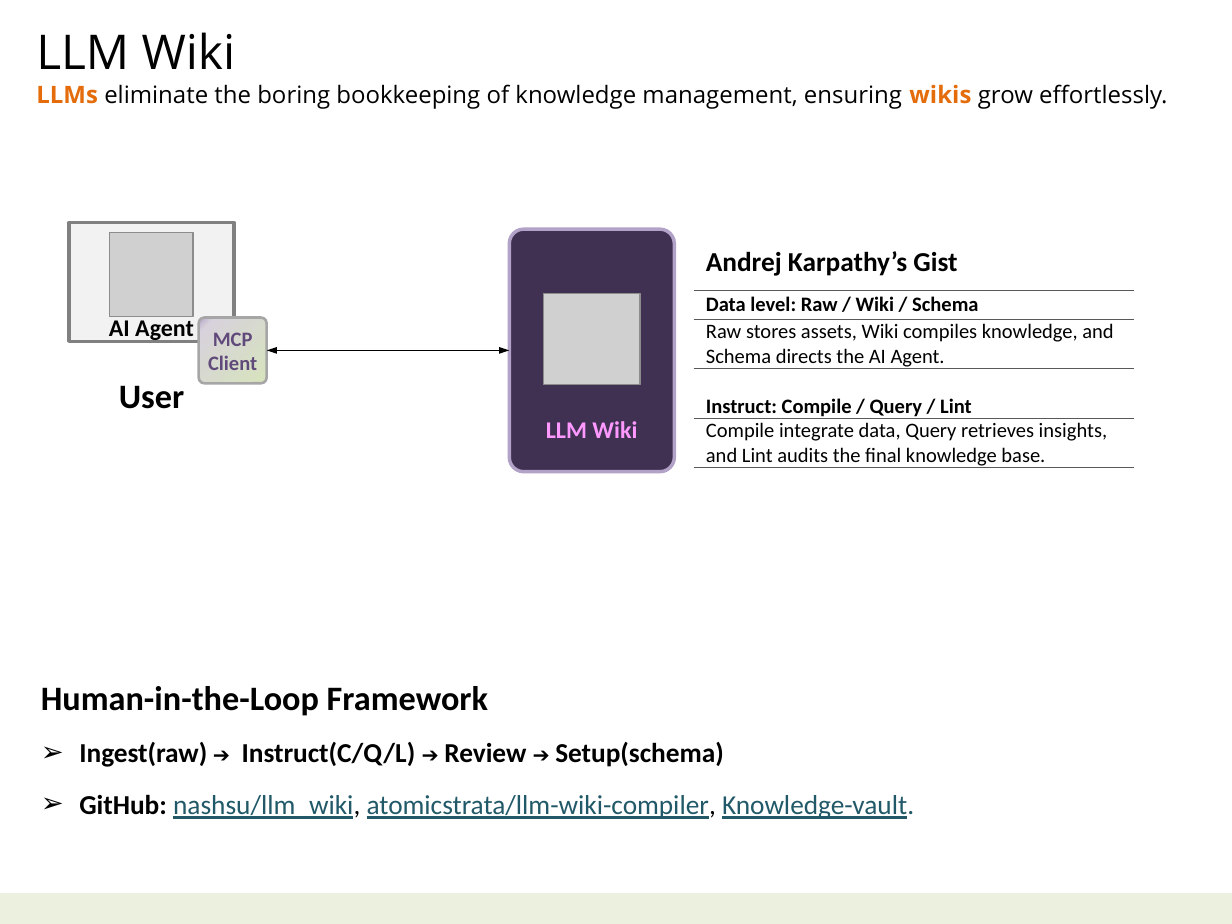
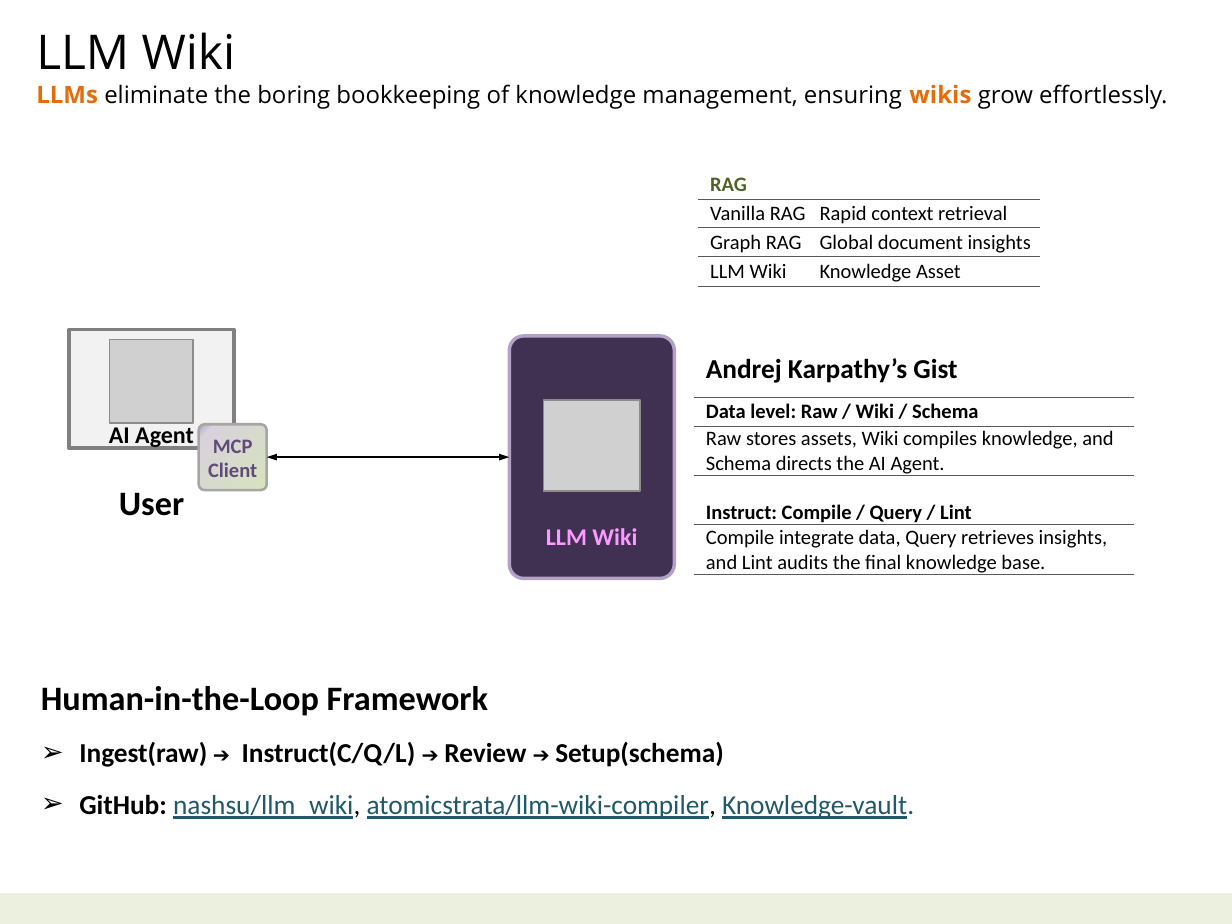
Before and after one commit to navibator/crazy-ai, a slide deck: slide 6 of ai-gemma.pptx. Drawn at 1232x924 pixels with LibreOffice and Linux fonts; fonts in the diff are those of the drawing; grey boxes stand for pictures. Boxes give left, top, right and bottom in pixels: in the first picture for what was removed or moved away, otherwise in the second. Text is boxed around its words. In the diff, an @@ line names an element or a change of style, - is before the commit and + after.

```diff
--- a/ai-gemma.pptx
+++ b/ai-gemma.pptx
@@ table added at (697, 170, 1040, 286), 4 rows, 2 columns @@
+RAG | 
+Vanilla RAG | Rapid context retrieval
+Graph RAG | Global document insights
+LLM Wiki | Knowledge Asset
@@ picture removed at (110, 233, 193, 317) @@
@@ picture added at (110, 339, 193, 423) @@
@@ 2 rounded rectangles, 1 picture, 1 rectangle, 1 table, 1 text, 1 double arrow: place and size @@
-2 rounded rectangles, 1 picture, 1 rectangle, 1 table, 1 text, 1 double arrow at (69, 223, 1133, 472)
+2 rounded rectangles, 1 picture, 1 rectangle, 1 table, 1 text, 1 double arrow at (69, 329, 1133, 579)
```
Also in this commit, not shown: 4 other slides changed, 2 slides removed, 1 other file.
